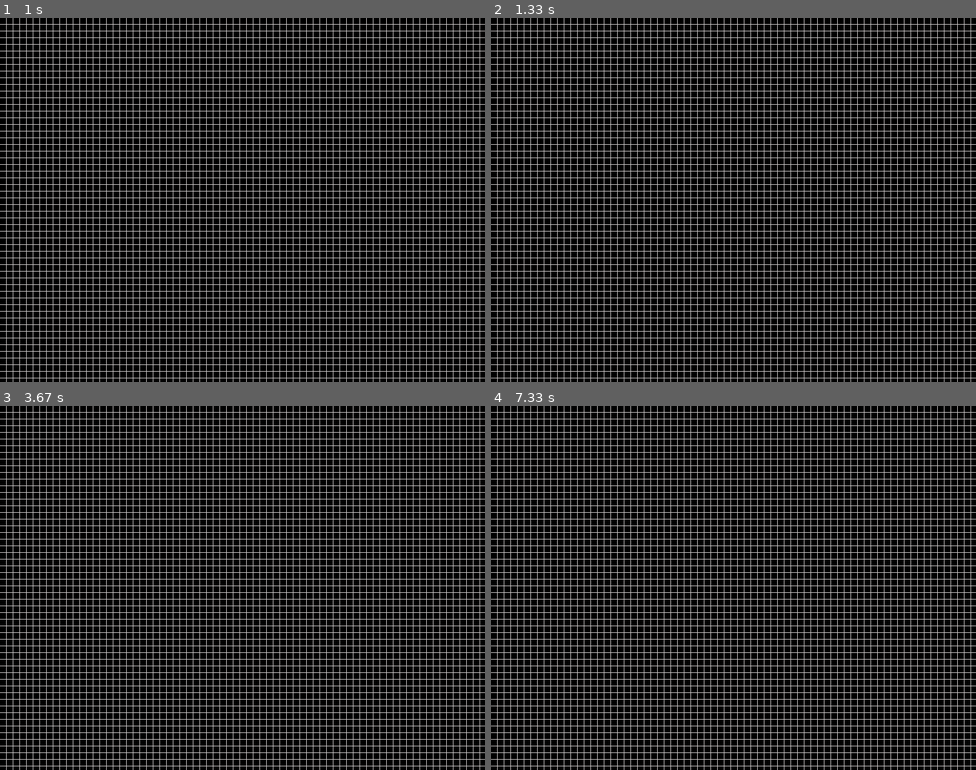
Above: before the commit, frames 1-4 (two rows, left to right).
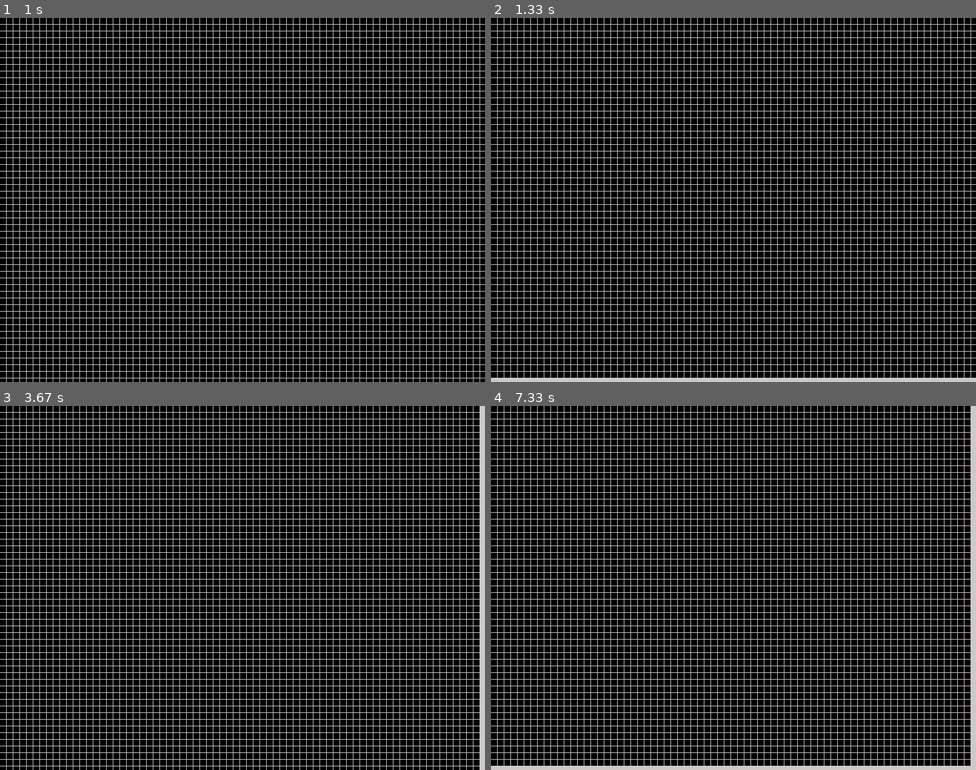
Above: after the commit, the same moments.

Repository: ClementineAccount/ConwayPygame
Game: pygame game, started from main.py
Two runs of this game, one before a commit and one after it. Both use one fixed random seed, a clock stepped at 60 frames per second and the inputs below.
Inputs (mouse positions are in pixels of both pictures, inside the frame that each line leads up to):
- Up to frame 1 (1 s): tap Space at 0.33 s; hold D from 0.67 s (still down)
- Up to frame 2 (1.33 s): release D at 1.13 s; hold W from 1.17 s (still down)
- Up to frame 3 (3.67 s): release W at 1.63 s; click (242, 609) at 1.72 s; hold A 2.5-3.03 s; hold S 3.07-3.37 s; hold A from 3.4 s (still down)
- Up to frame 4 (7.33 s): release A at 3.8 s; hold W 3.83-4.2 s; hold D 4.23-4.87 s; hold S 4.9-5.27 s; hold A 5.3-5.77 s; hold D 5.8-6.27 s; hold W 6.3-6.6 s; hold A from 7.13 s (still down)

Frame 1 is identical in both runs. In frame 2, 0.9% of the frame differs, in the area x 0-100%, y 99-100%; in frame 3, 0.9%; in frame 4, 1.8%, in the area x 0-100%, y 0-100%.

Commit message:
Add grid resizing feature

Diff:
--- a/ConwayGrid.py
+++ b/ConwayGrid.py
@@ -1,5 +1,6 @@
 import pygame
 import Grid
+import copy
 import math
 
 #Size of the cell represented as a rect
@@ -44,16 +45,23 @@
             for col in range (self.colCount):
                 self.cellList.append(Cell(pygame.Rect(left + col * ( self.blockSize + self.gapSize), top + row * ( self.blockSize + self.gapSize),  self.blockSize,  self.blockSize)))
 
-    #def draw(self, screen):
-    #    for i in range(len(self.cellList)):
-    #        self.cellList[i].draw(screen)
+    def resizeGrid(self, colCount, rowCount):
+        oldRow = self.rowCount
+        oldCol = self.colCount
+        new_cell_list = []
 
-    def checkBound(self, col, row):
-        if col >= self.colCount or row >= self.rowCount:
-            return False
-        if col < 0 or row < 0:
-            return False
-        return True
+        for row in range(rowCount):
+            for col in range(colCount):
+                if col < oldCol and row < oldRow:
+                    #print("col:", col, "\n row:", row)
+                    new_cell_list.append(copy.deepcopy(self.accessCell(col, row)))
+                elif col >= oldCol or row >= oldRow:
+                    new_cell_list.append(Cell(pygame.Rect(left + col * ( self.blockSize + self.gapSize), top + row * ( self.blockSize + self.gapSize),  self.blockSize,  self.blockSize)))
+        self.cellList = copy.deepcopy(new_cell_list)
+        self.colCount = colCount
+        self.rowCount = rowCount
+
+
 
     # For like mouse clicking on the thing and stuff
     def clickGrid(self, posX, posY):
--- a/main.py
+++ b/main.py
@@ -27,8 +27,10 @@
 mouse = pygame.mouse
 key = pygame.key
 
+
 wasRight = False
 wasPressedSpace = False
+wasPressedD = False
 
 elapsedTime = 0.0
 tickTimeSeconds = 0.1
@@ -43,6 +45,16 @@
     for event in pygame.event.get():
         if event.type == pygame.QUIT:
             running = False
+        if event.type == pygame.KEYDOWN:
+            if event.key == pygame.K_d:
+                grid.resizeGrid(grid.colCount + 1, grid.rowCount)
+            if event.key == pygame.K_s:
+                grid.resizeGrid(grid.colCount, grid.rowCount + 1)
+            if event.key == pygame.K_w:
+                grid.resizeGrid(grid.colCount, grid.rowCount - 1)
+            if event.key == pygame.K_a:
+                grid.resizeGrid(grid.colCount - 1, grid.rowCount)
+
 
 
     clicks = mouse.get_pressed(3)
@@ -68,6 +80,7 @@
     elif not keys[pygame.K_SPACE] and wasPressedSpace:
         wasPressedSpace = False
 
+
     if elapsedTime > tickTimeSeconds:
         elapsedTime = 0.0
         if not isPaused:
